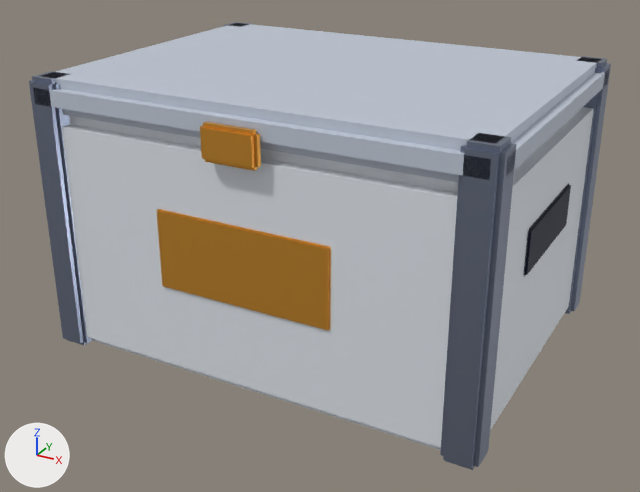
What one commit did to the glTF model godot/models/seed_crate.glb.
One viewpoint serves both versions: a 50 mm lens placed at (0.361, -0.677, 0.417), pointed at (0.0, -0.022, 0.089). Arrows for +X, +Y and +Z are at lower left; the lights stay in place. The older version comes first. Vertices at exactly the same position are counted once.

The first picture shows 'Body_Dim', 'Body_White', 'Dark_Panel', 'Steel', 'Trim_Gold'.
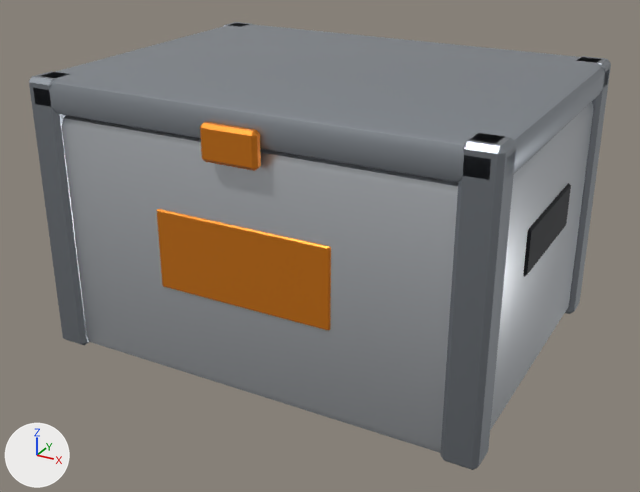
Where the change shows, as pixel boxes [x1, y1, x2, y2] in the pictures (640 x 492 px):
'Body_White', reshaped: before [62, 107, 594, 450]; after [62, 102, 594, 453]
part 1 of me_body_white, built on (mostly hidden): before [64, 107, 594, 450]; after [62, 102, 594, 453]
part 2 of me_body_white, recoloured (white to light grey): [62, 109, 594, 448] in both
part 3 of me_body_dim, built on: before [51, 63, 604, 182]; after [50, 63, 605, 182]
part 4 of me_body_dim, recoloured (pale blue to grey): [33, 23, 608, 180] in both
part 5 of me_steel, deleted (mostly hidden): before [29, 25, 227, 345]
part 6 of me_steel, deleted: before [440, 59, 611, 470]
part 7 of me_trim_gold, deleted: before [157, 209, 330, 331]
part 8 of me_trim_gold, deleted (orange): before [200, 123, 259, 171]
part 9 of me_trim_gold, recoloured: [157, 122, 331, 330] in both

Edits to the bpy script that builds the scene:
```text
Add mat_trim_amber:
    mat_trim_amber = principled_material('Trim_Amber')
    mat_trim_amber.base_color = (0.768, 0.231, 0.0116)  # orange #e3841c
    mat_trim_amber.metallic = 0.55
    mat_trim_amber.roughness = 0.38
Add mat_body_steel:
    mat_body_steel = principled_material('Body_Steel')
    mat_body_steel.base_color = (0.376, 0.407, 0.445)  # grey #a5abb2
    mat_body_steel.metallic = 0.82
    mat_body_steel.roughness = 0.42
Add mat_body_alu:
    mat_body_alu = principled_material('Body_Alu')
    mat_body_alu.base_color = (0.651, 0.68, 0.716)  # light grey #d3d7dc
    mat_body_alu.metallic = 0.78
    mat_body_alu.roughness = 0.36
Change me_body_dim:
    used by ob_body_dim; location = (0.0, 0.0, 0.0)
    remove me_body_dim.from_pydata(...)  # 32 vertices, 60 faces; spans x -0.205..0.205, y -0.155..0.155, z 0.22..0.25
    add me_body_dim.from_pydata(...)  # 56 vertices, 108 faces; spans x -0.205..0.205, y -0.155..0.155, z 0.22..0.25
    me_body_dim part 3: 8 vertices removed from x -0.197..0.197, y -0.147..0.147, z 0.228..0.242; 32 vertices added at x -0.203..0.203, y -0.153..0.153, z 0.222..0.248
    me_body_dim part 4: 12 faces spanning x -0.205..0.205, y -0.155..0.155, z 0.22..0.25 switch from mat_body_dim (pale blue #c7cfdd) to mat_body_steel (grey #a5abb2)
Change me_body_white:
    used by ob_body_white; location = (0.0, 0.0, 0.0)
    remove me_body_white.from_pydata(...)  # 32 vertices, 60 faces; spans x -0.2..0.2, y -0.15..0.15, z 0.0..0.22
    add me_body_white.from_pydata(...)  # 56 vertices, 108 faces; spans x -0.2..0.2, y -0.15..0.15, z 0.0..0.22
    me_body_white part 1: 8 vertices removed from x -0.19..0.19, y -0.14..0.14, z 0.01..0.21; 32 vertices added at x -0.197..0.197, y -0.147..0.147, z 0.003..0.217
    me_body_white part 2: 12 faces spanning x -0.2..0.2, y -0.15..0.15, z 0.0..0.22 switch from mat_body_white (white #e9eef5) to mat_body_alu (light grey #d3d7dc)
Change me_steel:
    used by ob_steel; location = (0.0, 0.0, 0.0)
    remove me_steel.from_pydata(...)  # 128 vertices, 240 faces; spans x -0.205..0.205, y -0.155..0.155, z 0.0..0.25
    add me_steel.from_pydata(...)  # 96 vertices, 176 faces; spans x -0.205..0.205, y -0.155..0.155, z 0.0..0.25
    me_steel part 5: 16 vertices removed from x -0.201..-0.179, y -0.151..0.151, z 0.004..0.246
    me_steel part 6: 16 vertices removed from x 0.179..0.201, y -0.151..0.151, z 0.004..0.246
Change me_trim_gold:
    used by ob_trim_gold; location = (0.0, 0.0, 0.0)
    remove me_trim_gold.from_pydata(...)  # 64 vertices, 120 faces; spans x -0.08..0.08, y -0.163..-0.149, z 0.085..0.237
    add me_trim_gold.from_pydata(...)  # 48 vertices, 88 faces; spans x -0.08..0.08, y -0.163..-0.149, z 0.085..0.237
    me_trim_gold part 7: 8 vertices removed from x -0.079..0.079, y -0.151..-0.15, z 0.086..0.154
    me_trim_gold part 8: 8 vertices removed from x -0.022..0.022, y -0.16..-0.156, z 0.21..0.234
    me_trim_gold part 9: 24 faces spanning x -0.08..0.08, y -0.163..-0.149, z 0.085..0.237 switch from mat_trim_gold (orange #e8a33d) to mat_trim_amber (orange #e3841c)
```
